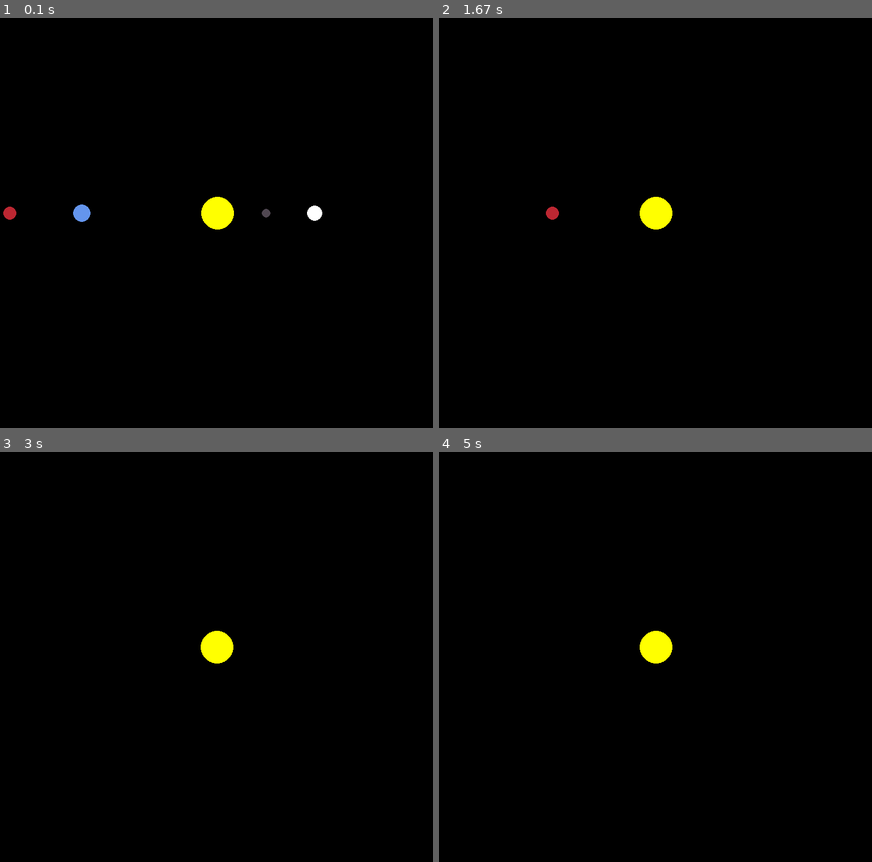
Above: before the commit, frames 1-4 (two rows, left to right).
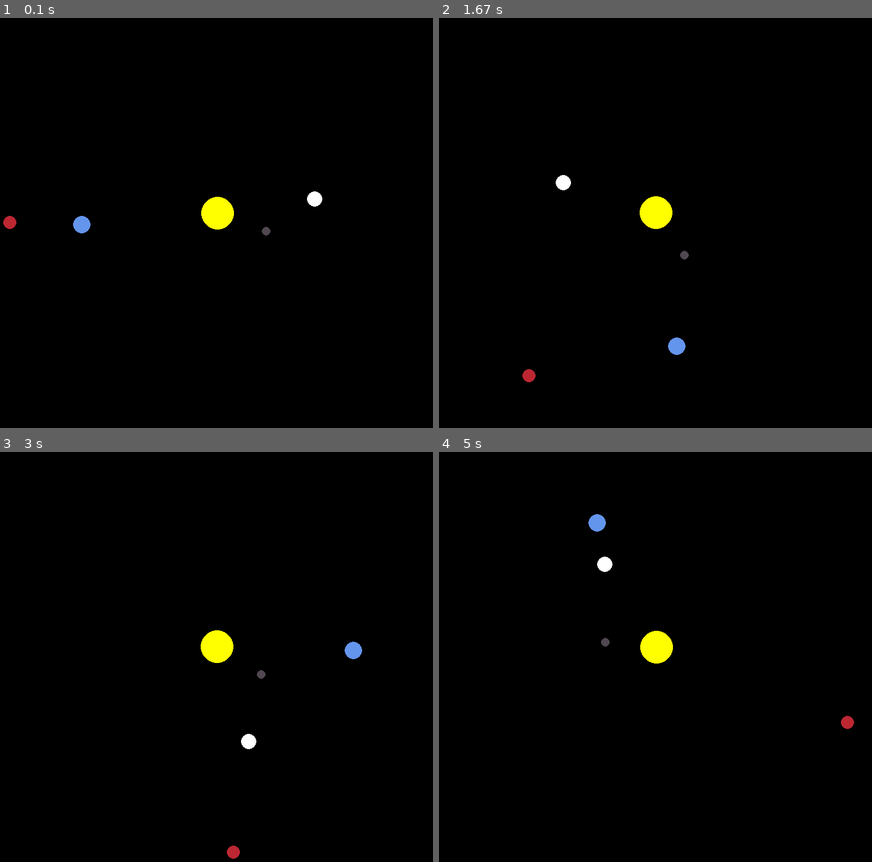
Above: after the commit, the same moments.

Repository: LeonardoZanotti/PyPlanet
Game: pygame game, started from pyplanet.py
The game is run twice, just before and just after one commit, with the same random seed, the same clock (stepped at 60 frames per second) and the same inputs.
Inputs:
- Up to frame 1 (0.1 s): no input
- Up to frame 2 (1.67 s): no input
- Up to frame 3 (3 s): no input
- Up to frame 4 (5 s): no input

The runs differ from the first frame. In frame 1, 0.6% of the frame differs, in the area x 0-75%, y 42-54%; in frame 2, 0.4%; in frame 3, 0.4%; in frame 4, 0.4%.

Commit message:
planets doing planet stuff

Diff:
--- a/pyplanet.py
+++ b/pyplanet.py
@@ -90,6 +90,11 @@
     mercury = Planet(0.387 * Planet.AU, 0, 8, DARK_GREY, 3.3 * 10**23)
     venus = Planet(0.723 * Planet.AU, 0, 14, WHITE, 4.8685 * 10**24)
 
+    earth.y_vel = 29.783 * 1000
+    mars.y_vel = 24.077 * 1000
+    mercury.y_vel = 47.4 * 1000
+    venus.y_vel = -35.02 * 1000
+
     planets = [sun, earth, mars, mercury, venus]
 
     while 1:
